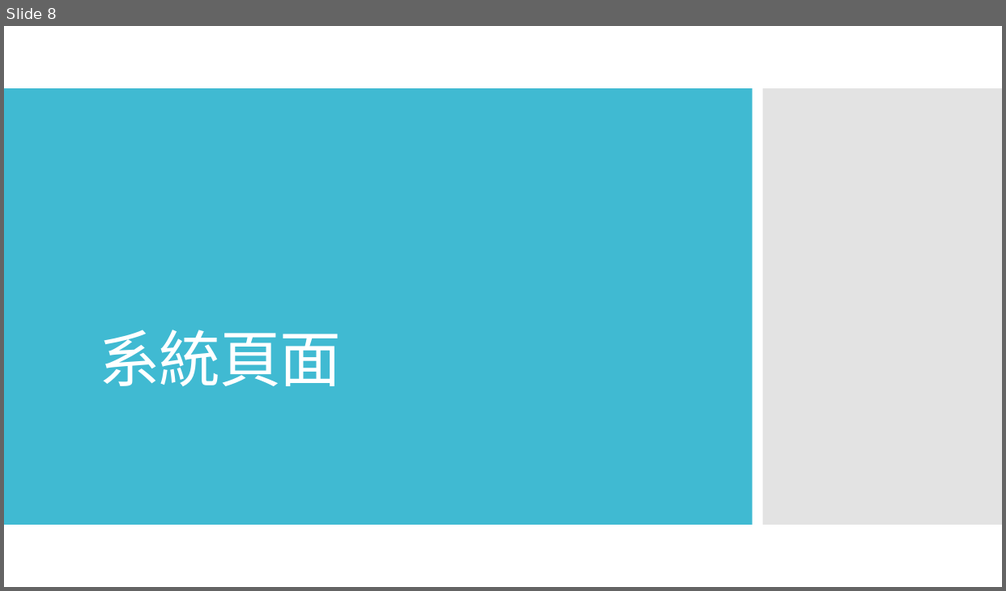
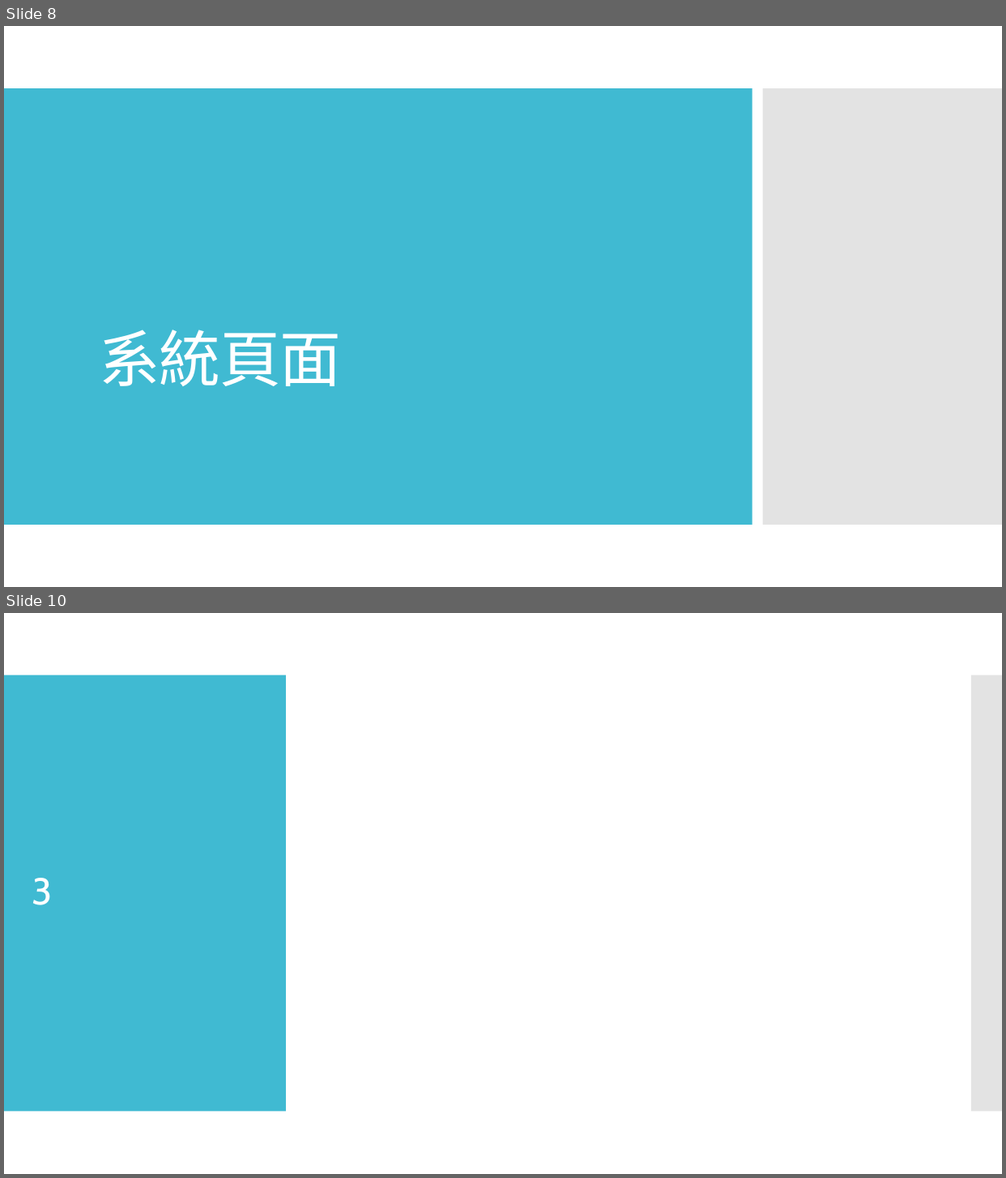
Before and after one commit to emma19931017/TT, a slide deck: 店家315.pptx. Shown one above the other, each under a label of ours: slide 8 before the commit, slides 8 and 10 after it; the slides between them are not shown. The pictures are 1006x591 and 1006x1178 pixels, drawn with LibreOffice and Linux fonts; fonts in the diff are those of the drawing. Boxes give left, top, right and bottom in pixels: in the first picture for what was removed or moved away, otherwise in the second. Text is boxed around its words. In the diff, an @@ line names an element or a change of style, - is before the commit and + after.

```diff
--- a/店家315.pptx
+++ b/店家315.pptx
@@ slide 10 added at <box>4,613,1002,1174</box>, background #FFFFFF @@
@@ rectangle added at <box>4,675,286,1112</box>, fill #40BAD2 @@
@@ rectangle added at <box>971,675,1002,1112</box>, fill #C8C8C8 at 50% opacity @@
@@ title added at <box>32,878,53,905</box>, 36 pt, text #FFFFFF @@
+3
```
